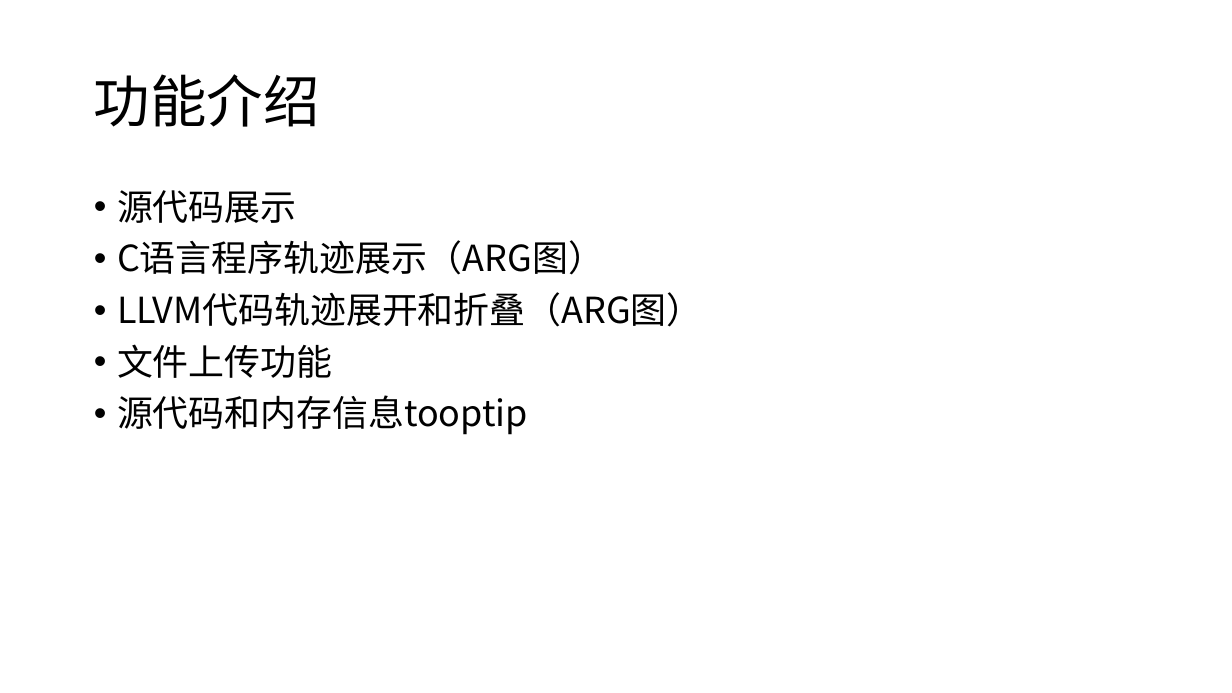
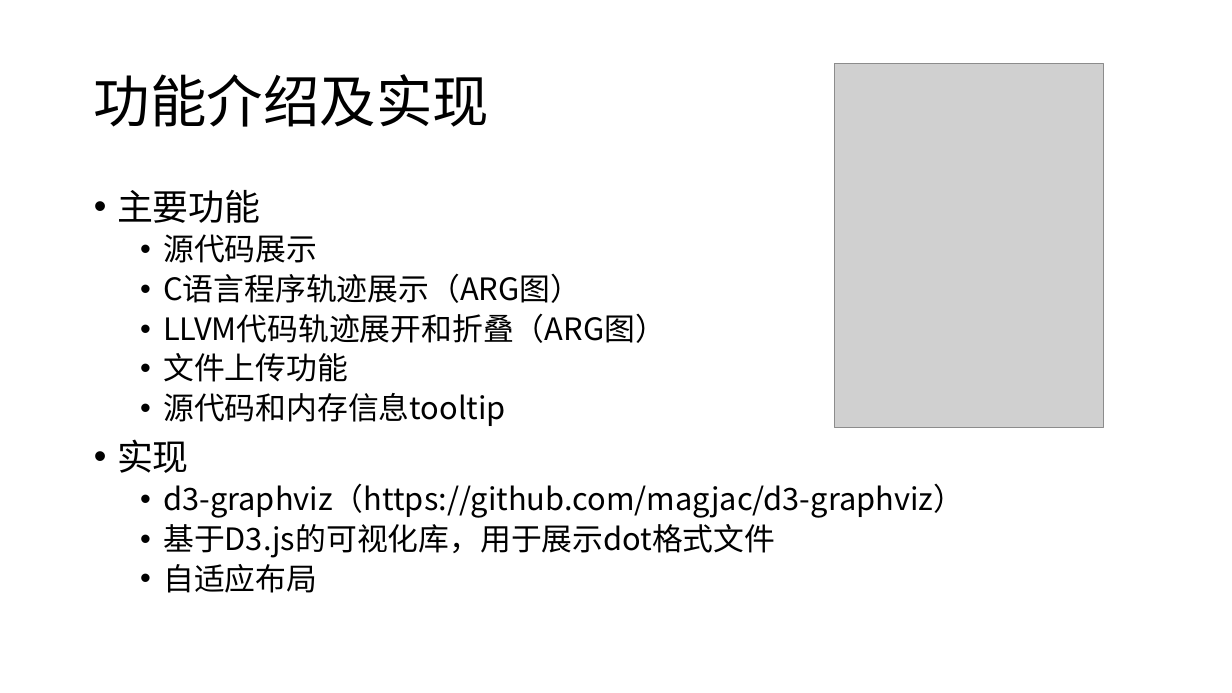
Before and after one commit to findns94/Visualization, a slide deck: slide 5 of 期末展示.pptx. Drawn at 1232x693 pixels with LibreOffice and Linux fonts; fonts in the diff are those of the drawing; grey boxes stand for pictures. Boxes give left, top, right and bottom in pixels: in the first picture for what was removed or moved away, otherwise in the second. Text is boxed around its words. In the diff, an @@ line names an element or a change of style, - is before the commit and + after.

```diff
--- a/期末展示.pptx
+++ b/期末展示.pptx
@@ title at [94, 74, 489, 127]: text changed @@
-功能介绍
+功能介绍及实现
@@ picture added at [835, 64, 1104, 428] @@
@@ text at [117, 190, 261, 223]: paragraph added @@
+• 主要功能
@@ text at [163, 234, 666, 382]: size 28 to 24 pt in "源代码展示", "C语言程序轨迹展示（ARG图）", "LLVM代码轨迹展开和折叠（ARG图）", "文件上传功能"; list level 1 to 2 in "源代码展示"; list level 1 to 2 in "C语言程序轨迹展示（ARG图）"; list level 1 to 2 in "LLVM代码轨迹展开和折叠（ARG图）"; list level 1 to 2 in "文件上传功能" @@
@@ text at [117, 393, 964, 593]: text changed; size 28 to 24 pt @@
-• 源代码和内存信息tooptip
+  • 源代码和内存信息tooltip
+• 实现
+  • d3-graphviz（https://github.com/magjac/d3-graphviz）
+  • 基于D3.js的可视化库，用于展示dot格式文件
+  • 自适应布局
```
Also in this commit, not shown: 2 other slides changed.
